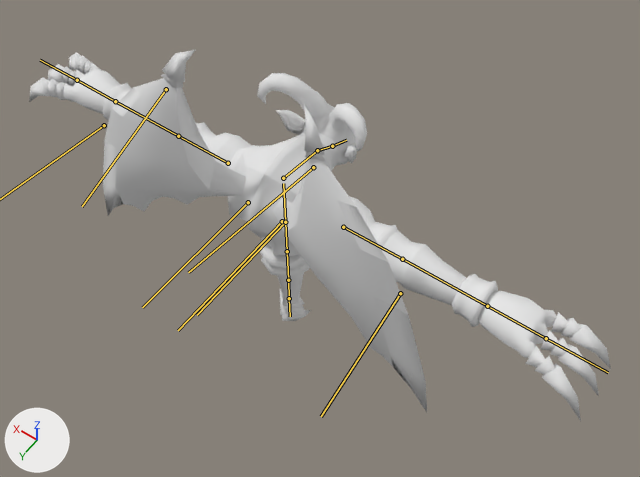
Two versions of the glTF model Project/object/enemy/gargoyle/data/model/GargoyleSkyroad.gltf, one commit apart.
Both versions are drawn from a 50 mm lens placed at (-3.5, 4.32, 8.19), pointed at (-0.36, -0.08, 1.27). The lights are fixed; the arrows at lower left show +X, +Y and +Z. The bones that bend it are drawn over the model as lines.

In view in the first picture: 'GargoyleSkyroadMesh'.
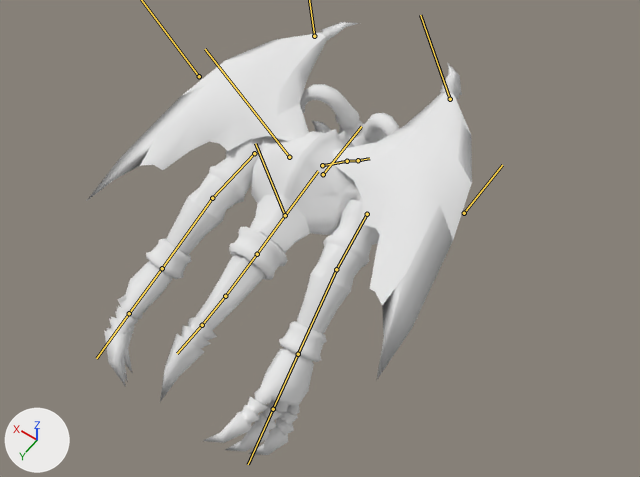
The newer file adds an action. The first version stands in its rest pose; the second is drawn at frame 10 of the action 'glide-loop'.

The change in detail:
Bone 'root' (bone_root) moves from (0.0, 0.0, 0.0) to (0.0, 0.0, 0.1).
Bone 'root' (bone_root) turns from (0, 0, 0) to (75, 0, 0) degrees about its own x, y and z.
Bone 'neck' (bone_neck) turns from (0, 0, 0) to (-49, 0, 0) degrees about its own x, y and z.
Bone 'head' (bone_head) turns from (0, 0, 0) to (-16, 0, 0) degrees about its own x, y and z.
Bone 'l_arm01' (bone_l_arm01) turns from (0, 0, 0) to (-84, 0, 0) degrees about its own x, y and z.
Bone 'l_arm02' (bone_l_arm02) turns from (0, 0, 0) to (0, 0, -15) degrees about its own x, y and z.
Bone 'l_hand' (bone_l_hand) turns from (0, 0, 0) to (0, -30, 0) degrees about its own x, y and z.
Bone 'r_arm01' (bone_r_arm01) turns from (0, 0, 0) to (-84, 0, 0) degrees about its own x, y and z.
Bone 'r_arm02' (bone_r_arm02) turns from (0, 0, 0) to (0, 0, 15) degrees about its own x, y and z.
Bone 'r_hand' (bone_r_hand) turns from (0, 0, 0) to (0, 30, 0) degrees about its own x, y and z.
Bone 'l_wing01' (bone_l_wing01) turns from (0, 0, 0) to (0, 0, -25) degrees about its own x, y and z.
Bone 'l_wing02' (bone_l_wing02) turns from (0, 0, 0) to (2, 5, 24) degrees about its own x, y and z.
Bone 'l_wing03' (bone_l_wing03) turns from (0, 0, 0) to (0, 0, -10) degrees about its own x, y and z.
Bone 'r_wing01' (bone_r_wing01) turns from (0, 0, 0) to (0, 0, 25) degrees about its own x, y and z.
Bone 'r_wing02' (bone_r_wing02) turns from (0, 0, 0) to (2, -5, -24) degrees about its own x, y and z.
Bone 'r_wing03' (bone_r_wing03) turns from (0, 0, 0) to (0, 0, 10) degrees about its own x, y and z.
Bone 'tail02' (bone_tail02) turns from (0, 0, 0) to (6, 0, 0) degrees about its own x, y and z.
Bone 'tail03' (bone_tail03) turns from (0, 0, 0) to (4, 0, 0) degrees about its own x, y and z.

Where the change shows, as pixel boxes [x1, y1, x2, y2] in the pictures (640 x 477 px):
'GargoyleSkyroadMesh', posed (34% narrower, 17% taller): before [29, 50, 611, 421]; after [87, 22, 472, 455]
bone 'root', root to tip: before (285, 222) to (197, 315); after (285, 215) to (255, 143)
bone 'neck', root to tip: before (283, 178) to (317, 150); after (322, 165) to (347, 161)
bone 'head', root to tip: before (317, 150) to (332, 146); after (347, 161) to (358, 160)
bone 'l_arm01', root to tip: before (228, 163) to (178, 136); after (254, 153) to (212, 198)
bone 'l_arm02', root to tip: before (178, 136) to (115, 101); after (212, 198) to (162, 268)
bone 'l_hand', root to tip: before (115, 101) to (77, 80); after (162, 268) to (129, 313)
bone 'r_arm01', root to tip: before (343, 227) to (402, 259); after (367, 214) to (336, 269)
bone 'r_arm02', root to tip: before (402, 259) to (487, 306); after (336, 269) to (298, 354)
bone 'r_hand', root to tip: before (487, 306) to (546, 338); after (298, 354) to (273, 409)
bone 'l_wing01', root to tip: before (248, 202) to (142, 307); after (289, 157) to (205, 49)
bone 'r_wing01', root to tip: before (282, 221) to (178, 330); after (323, 174) to (361, 126)
bone 'r_wing02', root to tip: before (313, 167) to (188, 272); after (450, 99) to (420, 15)
bone 'r_wing03', root to tip: before (400, 293) to (321, 416); after (464, 213) to (502, 165)
bone 'tail02', root to tip: before (288, 280) to (289, 298); after (225, 296) to (202, 325)
bone 'tail03', root to tip: before (289, 298) to (290, 316); after (202, 325) to (177, 353)
